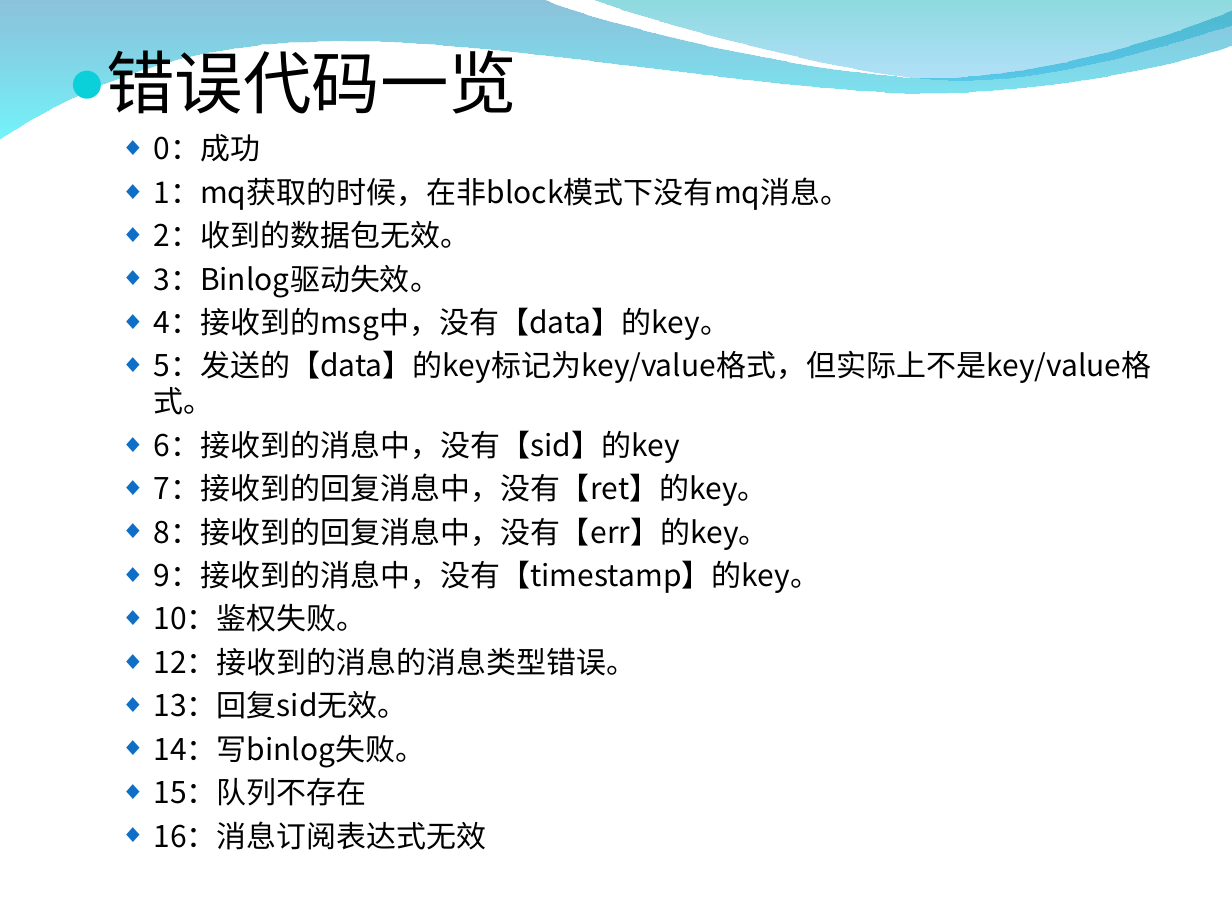
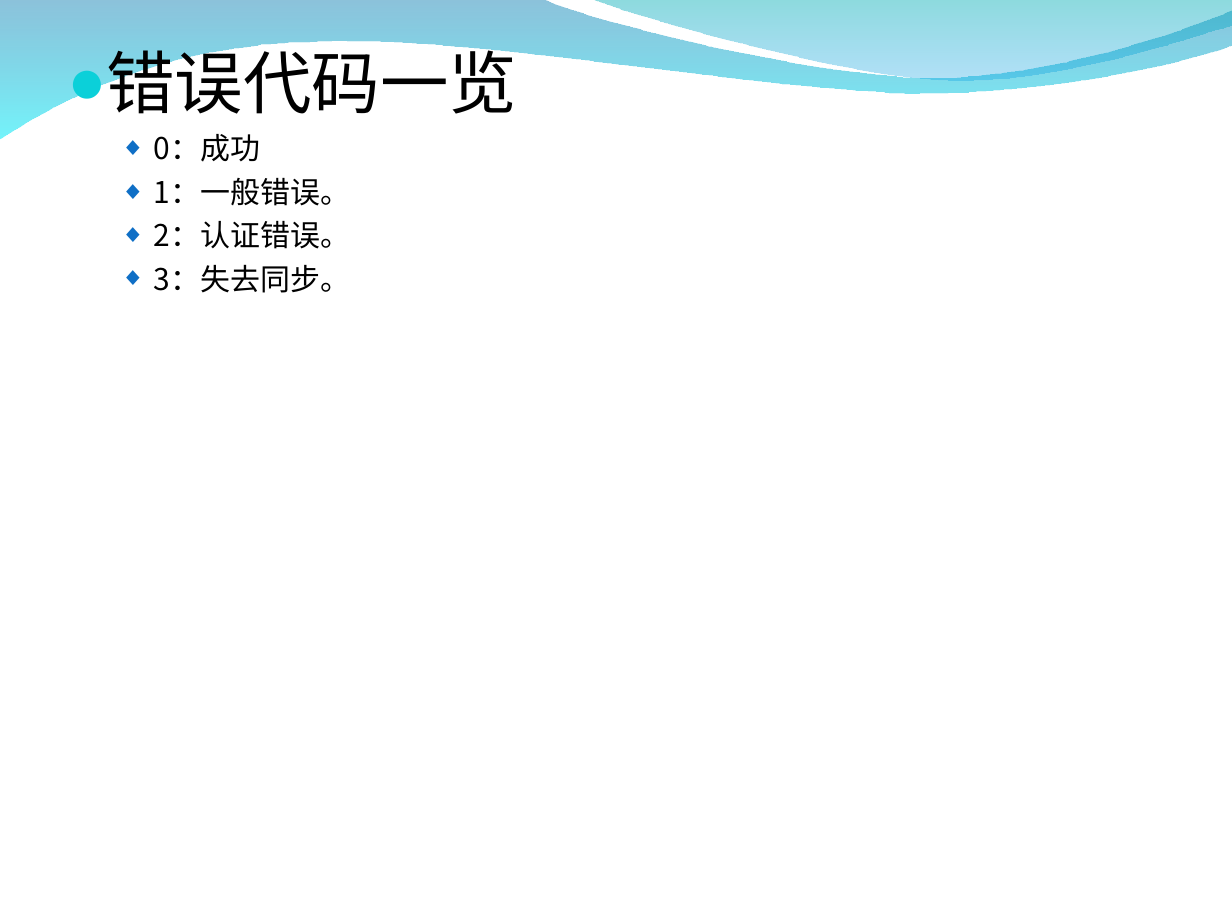
Before and after one commit to zxf1864/cwinux-mq, a slide deck: slide 24 of mq/doc/mq_introduce.ppt. Drawn at 1232x924 pixels with LibreOffice and Linux fonts; fonts in the diff are those of the drawing; background and template pictures are left out. Boxes give left, top, right and bottom in pixels: in the first picture for what was removed or moved away, otherwise in the second. Text is boxed around its words. In the diff, an @@ line names an element or a change of style, - is before the commit and + after.

```diff
--- a/mq/doc/mq_introduce.ppt
+++ b/mq/doc/mq_introduce.ppt
@@ text at box(153, 178, 350, 293): text changed @@
-  ◆ 1：mq获取的时候，在非block模式下没有mq消息。
-  ◆ 2：收到的数据包无效。
-  ◆ 3：Binlog驱动失效。
-  ◆ 4：接收到的msg中，没有【data】的key。
-  ◆ 5：发送的【data】的key标记为key/value格式，但实际上不是key/value格式。
-  ◆ 6：接收到的消息中，没有【sid】的key
-  ◆ 7：接收到的回复消息中，没有【ret】的key。
-  ◆ 8：接收到的回复消息中，没有【err】的key。
-  ◆ 9：接收到的消息中，没有【timestamp】的key。
-  ◆ 10：鉴权失败。
-  ◆ 12：接收到的消息的消息类型错误。
-  ◆ 13：回复sid无效。
-  ◆ 14：写binlog失败。
-  ◆ 15：队列不存在
-  ◆ 16：消息订阅表达式无效
+  ◆ 1：一般错误。
+  ◆ 2：认证错误。
+  ◆ 3：失去同步。
```
Also in this commit, not shown: 4 other slides changed, 1 slide removed.
